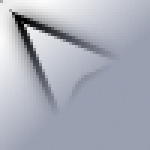
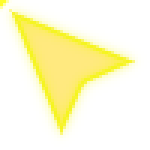
Layers edited between the first and the second 150px x 150px image:
added layer "Layer #2" (erase) above "Layer copy #7" over (0, 0, 12, 12)
added layer "Layer copy #7" above "Layer copy #6" over (0, 0, 150, 150)
added layer "Layer copy #6" above "Layer copy #5" over (0, 0, 138, 138)
added layer "Layer copy #5" (50%) above "Layer Group" over (0, 0, 138, 138)
hid group "Layer Group" (2 layers) over (0, 0, 150, 150)
hid "Layer copy #3" over (0, 0, 138, 138)
hid "Layer copy #4" over (0, 0, 150, 150)
